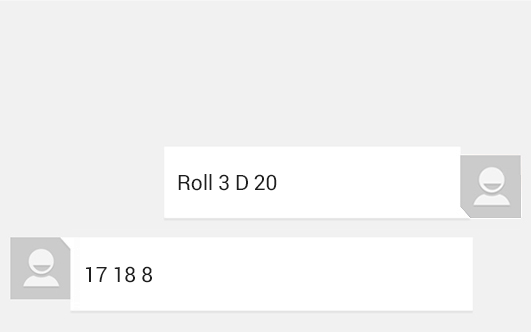
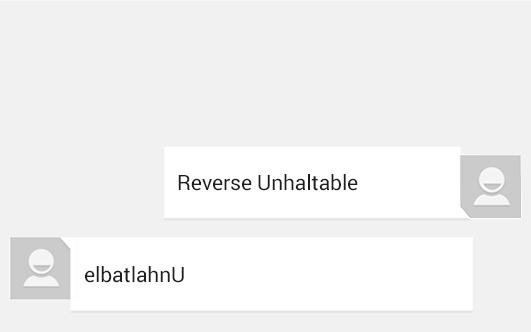
Revision of a layered 531x332 image; what changed, layer by layer:
renamed "17 18 8" to "elbatlahnU", painted on it over [85,266,184,283]
renamed "Roll 3 D 20" to "Reverse Unhaltable", painted on it over [192,174,358,191]
